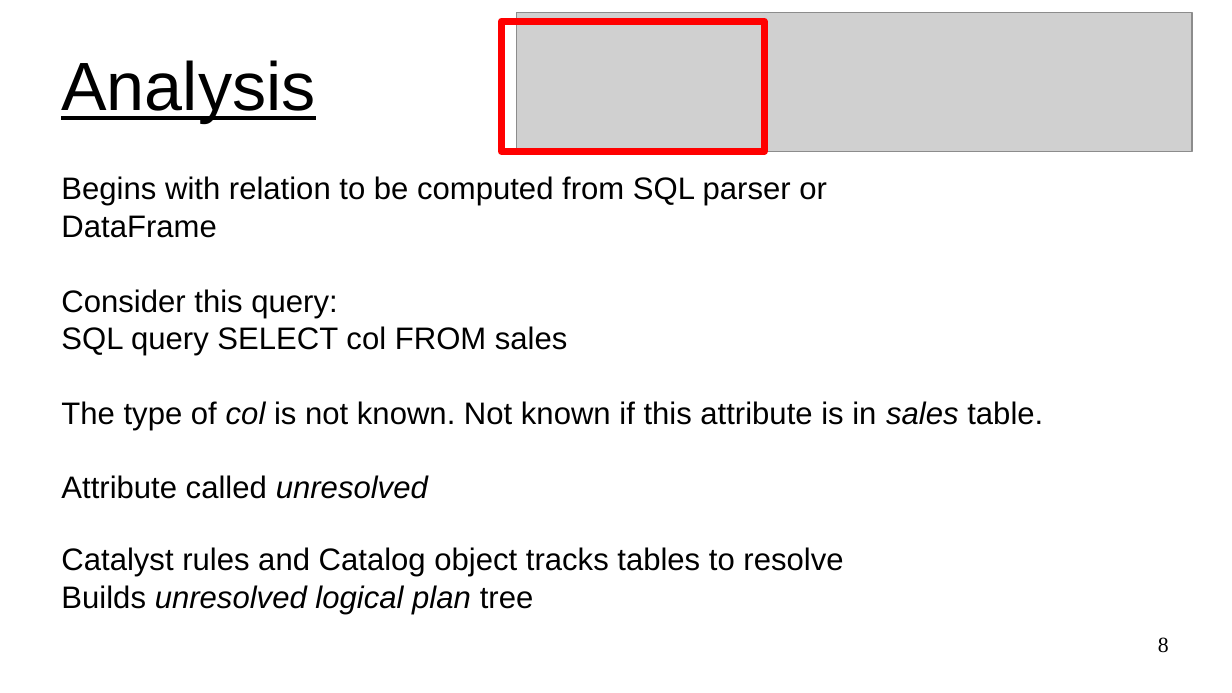
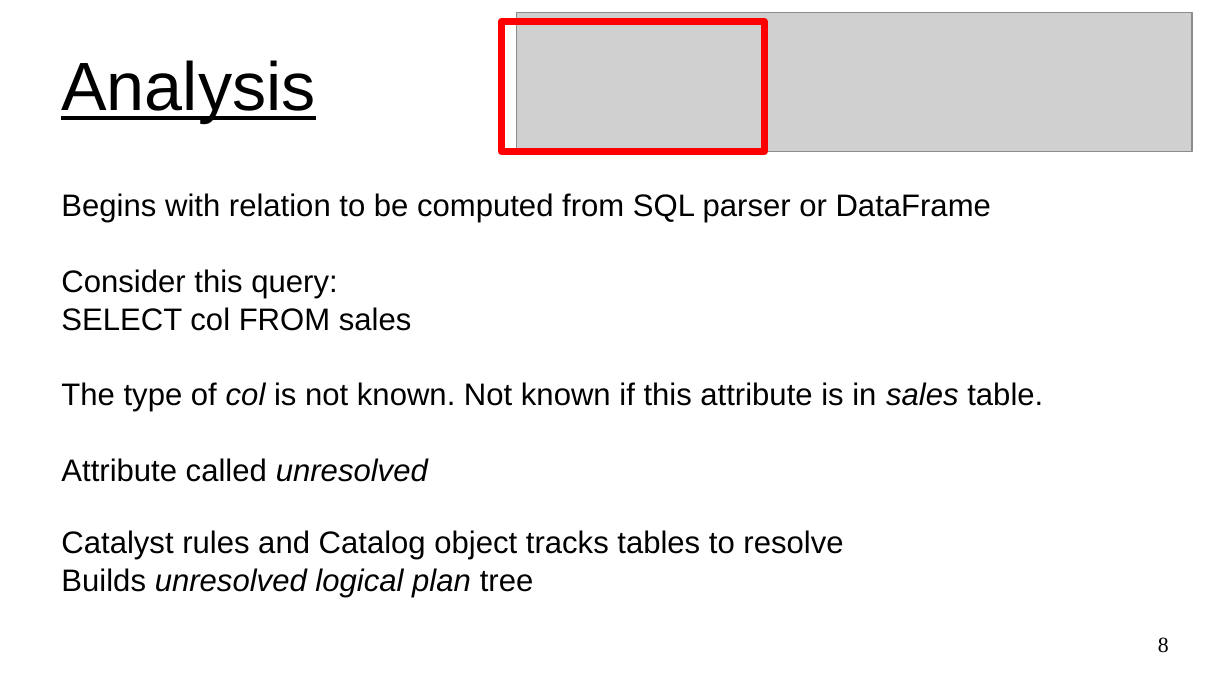
Before and after one commit to UVADS/distributed_computing, a slide deck: slide 8 of 03_dataframes_and_spark_sql/content_catalyst_optimizer/calalyst_optimizer_for_spark_sql.ppt. Drawn at 1232x693 pixels with LibreOffice and Linux fonts; fonts in the diff are those of the drawing; grey boxes stand for pictures. Boxes give left, top, right and bottom in pixels: in the first picture for what was removed or moved away, otherwise in the second. Text is boxed around its words. In the diff, an @@ line names an element or a change of style, - is before the commit and + after.

```diff
--- a/03_dataframes_and_spark_sql/content_catalyst_optimizer/calalyst_optimizer_for_spark_sql.ppt
+++ b/03_dataframes_and_spark_sql/content_catalyst_optimizer/calalyst_optimizer_for_spark_sql.ppt
@@ subtitle at box(61, 193, 991, 223): text changed @@
-Begins with relation to be computed from SQL parser or
-DataFrame
+Begins with relation to be computed from SQL parser or DataFrame
@@ subtitle at box(61, 307, 412, 331): text changed @@
-SQL query SELECT col FROM sales
+SELECT col FROM sales
```
Also in this commit, not shown: 2 other slides changed, 1 other file.
